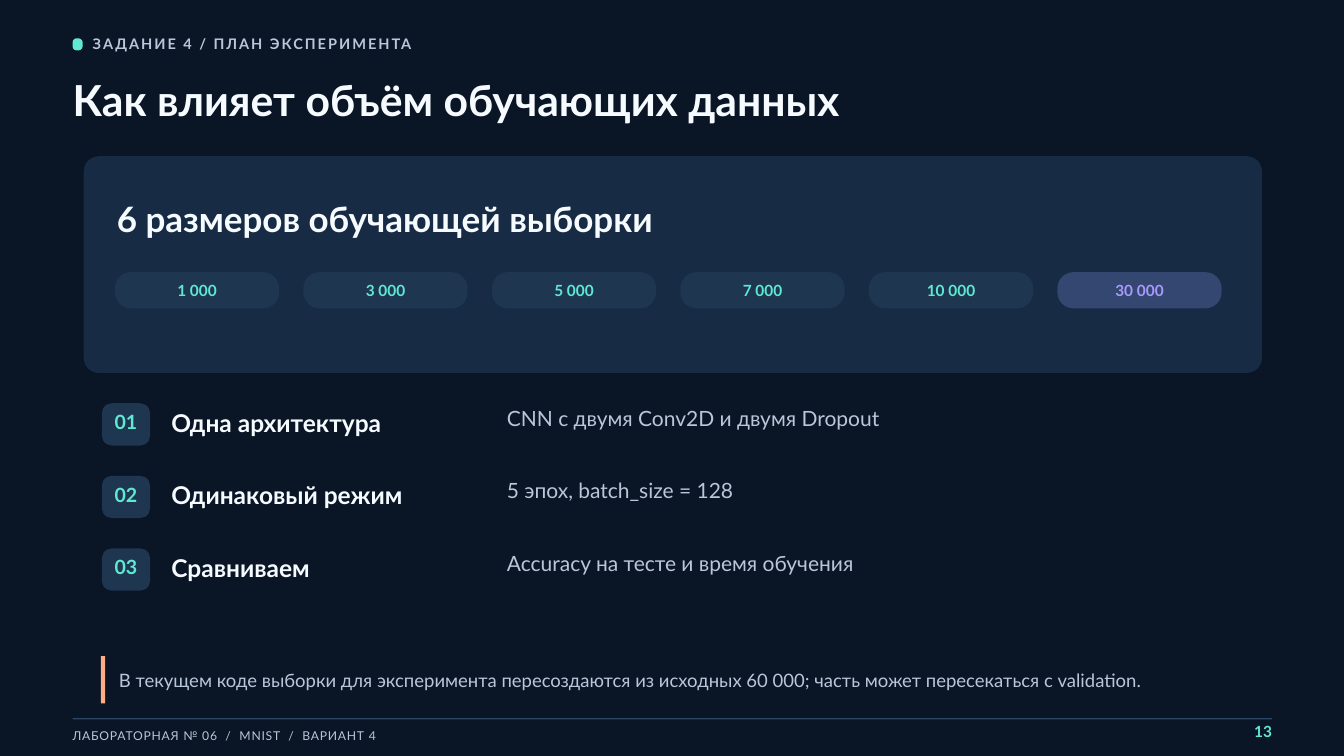
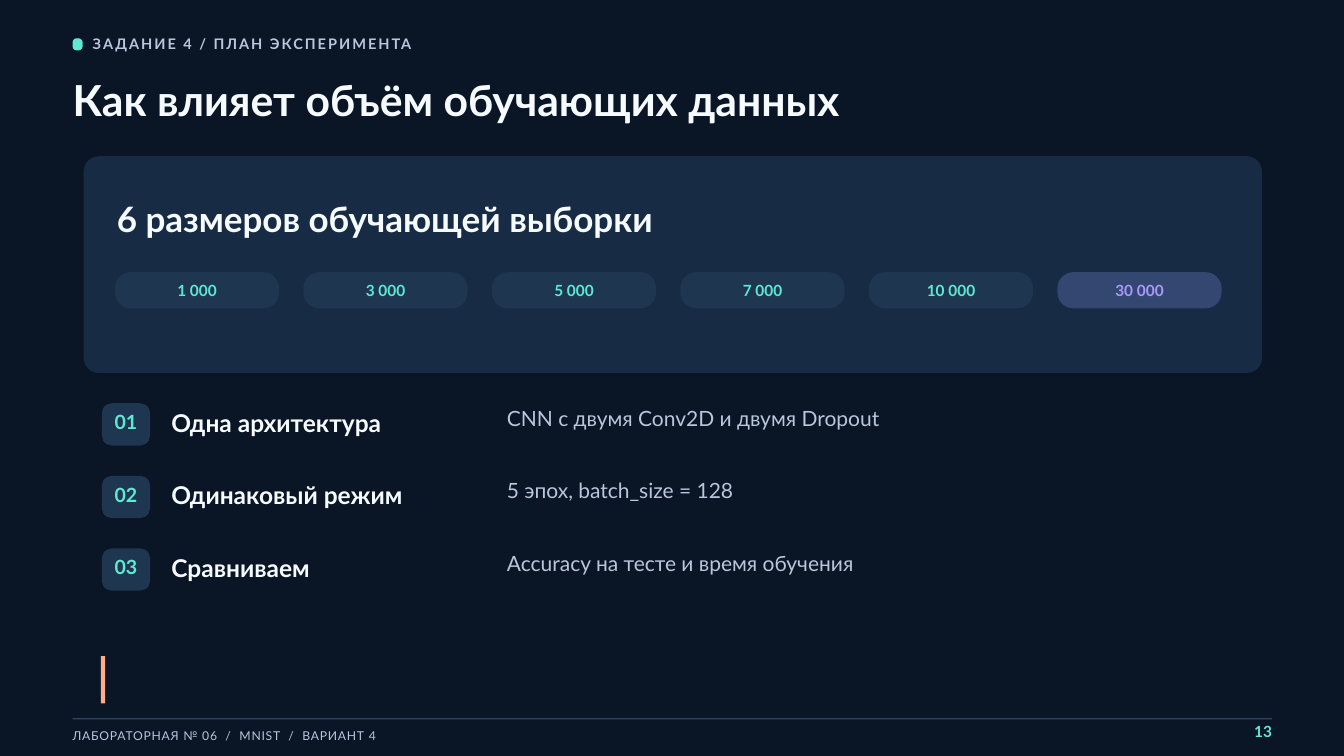
Before and after one commit to Travkova/CV_labs, a slide deck: slide 13 of Классификация изображений/Лебедкин Травкова 6ЛР.pptx. Drawn at 1344x756 pixels with LibreOffice and Linux fonts; fonts in the diff are those of the drawing. Boxes give left, top, right and bottom in pixels: in the first picture for what was removed or moved away, otherwise in the second. Text is boxed around its words. In the diff, an @@ line names an element or a change of style, - is before the commit and + after.

```diff
--- a/Классификация изображений/Лебедкин Травкова 6ЛР.pptx
+++ b/Классификация изображений/Лебедкин Травкова 6ЛР.pptx
@@ text removed at box(119, 673, 1141, 690) @@
-В текущем коде выборки для эксперимента пересоздаются из исходных 60 000; часть может пересекаться с validation.
```
Also in this commit, not shown: 18 other slides changed.
